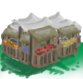
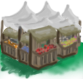
Comparing the layer stacks of the two 83px x 79px images. Changes:
renamed "Layer 12" to "Layer 17", moved it above "Layer 15", painted on it over [0, 27, 82, 78]
added layer "Layer 18" above "Layer 13" over [0, 0, 82, 45]
painted on "Layer 3" over [0, 48, 82, 79]
